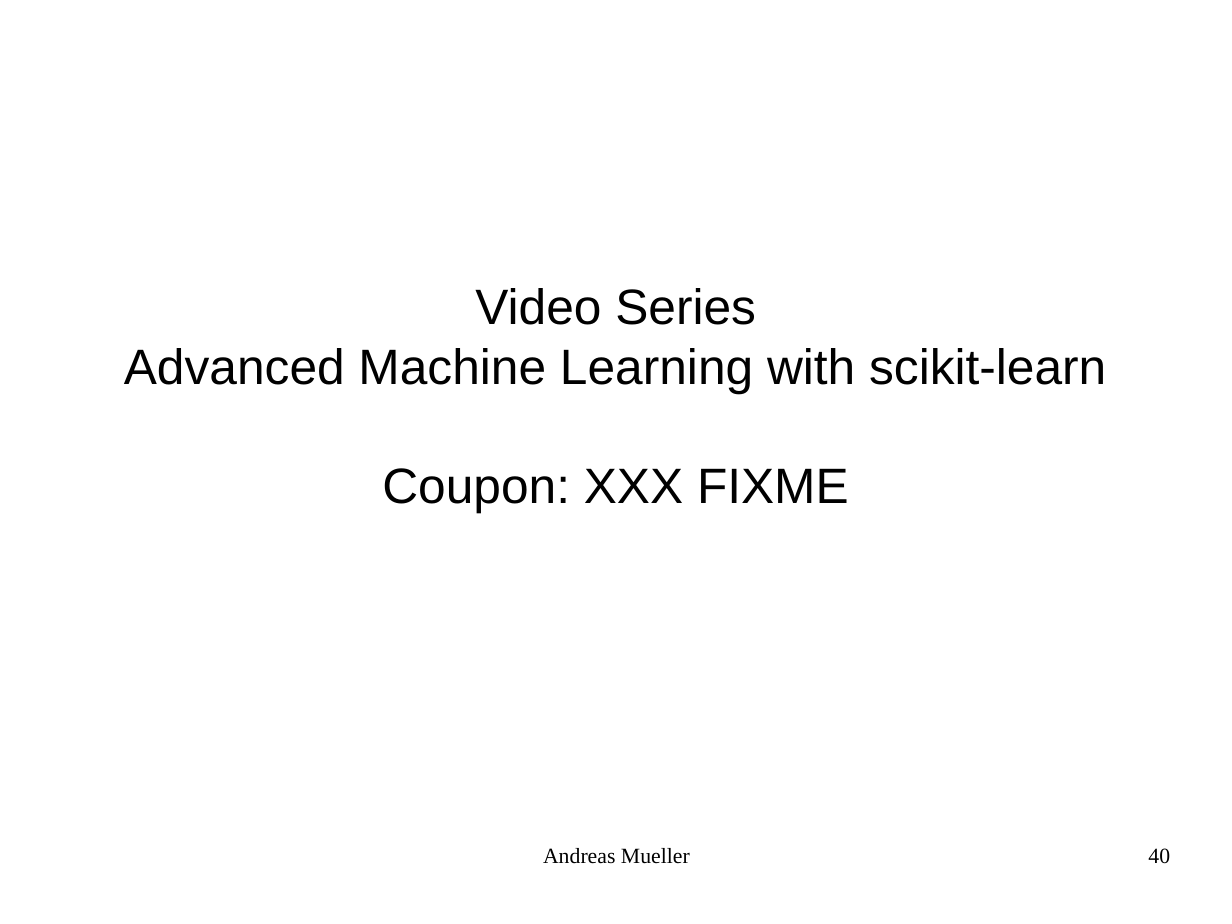
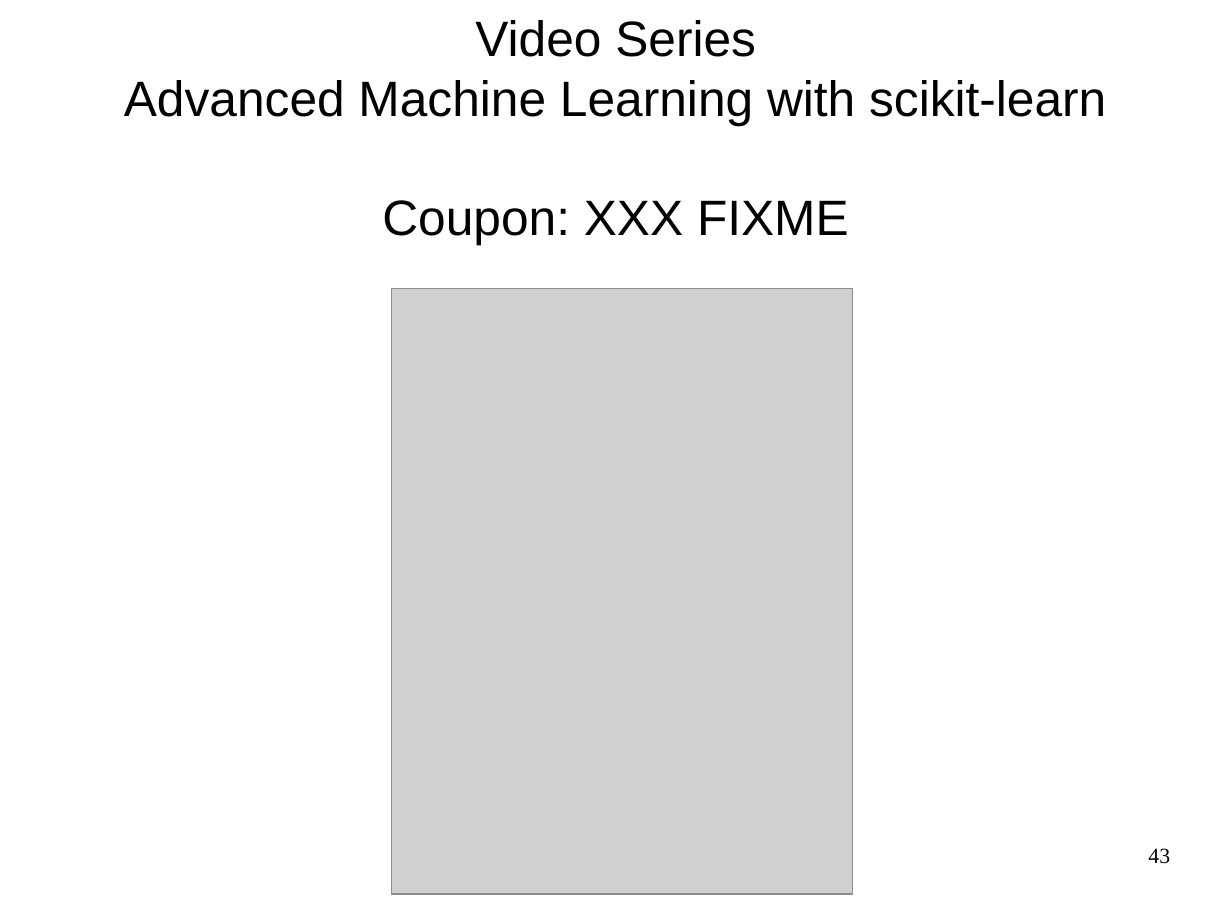
Before and after one commit to amueller/talks_odt, a slide deck: slide 43 of machine-learning-with-scikit-learn - pydata strata nyc 2015 - 45 minutes.odp (slide 40 before the commit). Drawn at 1232x924 pixels with LibreOffice and Linux fonts; fonts in the diff are those of the drawing; grey boxes stand for pictures. Boxes give left, top, right and bottom in pixels: in the first picture for what was removed or moved away, otherwise in the second. Text is boxed around its words. In the diff, an @@ line names an element or a change of style, - is before the commit and + after.

```diff
--- a/machine-learning-with-scikit-learn - pydata strata nyc 2015 - 45 minutes.odp
+++ b/machine-learning-with-scikit-learn - pydata strata nyc 2015 - 45 minutes.odp
@@ subtitle "Video Series" moved from (x1=124, y1=288, x2=1106, y2=513) to (x1=124, y1=20, x2=1106, y2=244) @@
@@ picture added at (x1=391, y1=288, x2=853, y2=894) @@
@@ text removed at (x1=543, y1=848, x2=690, y2=864) @@
-Andreas Mueller
@@ page number at (x1=1148, y1=848, x2=1170, y2=864): text changed @@
-40
+43
```
Also in this commit, not shown: 36 other slides changed, 7 slides added, 4 slides removed.
